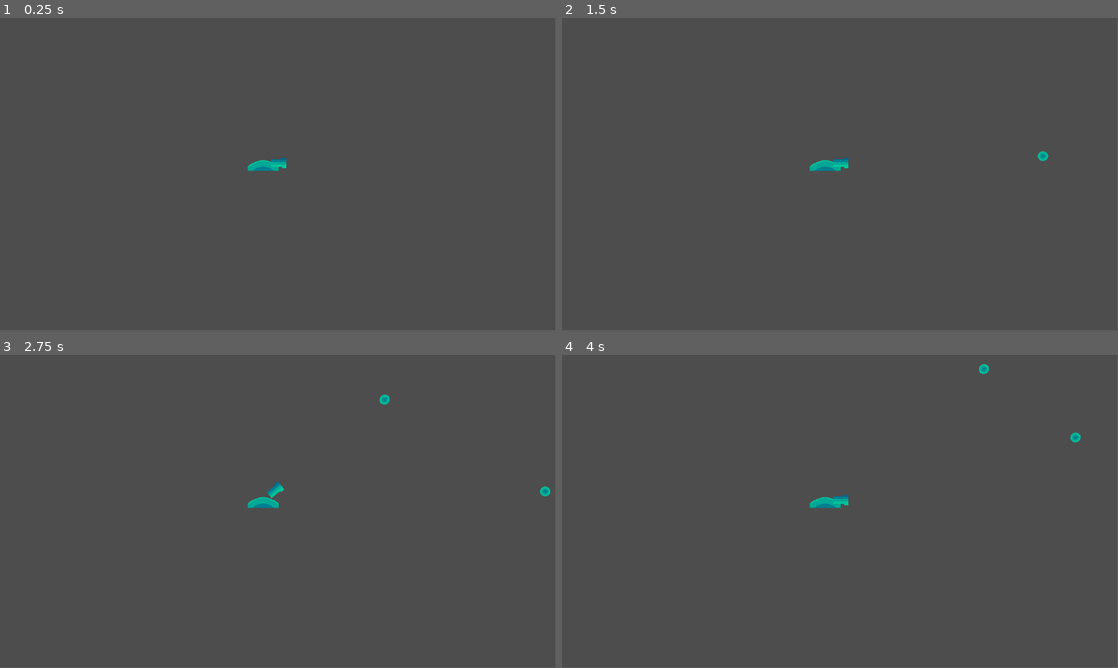
Above: before the commit, frames 1-4 (two rows, left to right).
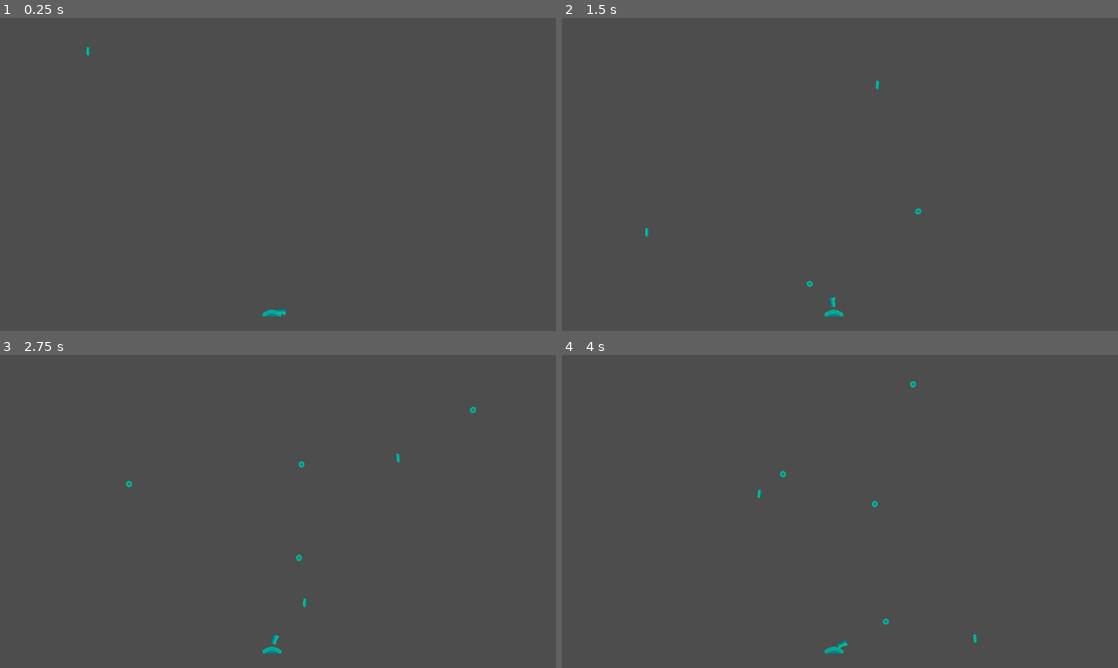
Above: after the commit, the same moments.

Repository: SpyderXN/ProjDef
Game: Godot game, scene res://Main/main.tscn
The game is run twice, just before and just after one commit, with the same random seed, the same clock (stepped at 60 frames per second) and the same inputs.
Inputs (mouse positions are in pixels of both pictures, inside the frame that each line leads up to):
- Up to frame 1 (0.25 s): no input
- Up to frame 2 (1.5 s): tap Enter at 0.5 s; move the mouse to (962, 158) at 0.52 s; click (962, 158) at 0.67 s; drag from (728, 190) to (984, 158) at 1.27 s
- Up to frame 3 (2.75 s): move the mouse to (333, 442) at 2.02 s; click (333, 442) at 2.17 s
- Up to frame 4 (4 s): drag from (812, 574) to (945, 398) at 2.77 s; move the mouse to (1006, 558) at 3.52 s; click (1006, 558) at 3.67 s
In our replay, the window is 799x449 before the commit and 800x450 after it. These sizes can differ from the game's own. Grey fills any space a smaller window leaves; there, only what the larger window draws over its background counts as a difference.

The runs differ from the first frame. In frame 1, 0.3% of the frame differs, in the area x 15-52%, y 9-96%; in frame 2, 0.4%; in frame 3, 0.5%, in the area x 22-99%, y 12-96%; in frame 4, 0.5%.

Commit message:
Add missile spawner, missile, and bullet cleanup
Introduce a Missile scene and MissileSpawner with spawning logic: new Area2D missile scene and script, plus a Node2D spawner that uses a SpawnTimer to instantiate missiles at random ranges and angle offsets. Add a VisibleOnScreenNotifier2D to Bullet and queue_free bullets when they exit the screen. Update Main scene to add the MissileSpawner, supply the missile PackedScene and spawn parameters, and reposition the Turret. Also add export_presets.cfg and tweak project.godot display/viewport and texture compression settings.

Diff:
--- a/Bullet/bullet.gd
+++ b/Bullet/bullet.gd
@@ -4,3 +4,7 @@
 
 func _process(delta: float) -> void:
 	position += transform.x * speed * delta
+
+
+func _on_bullet_exited() -> void:
+	queue_free()
--- a/Bullet/bullet.tscn
+++ b/Bullet/bullet.tscn
@@ -8,3 +8,8 @@
 
 [node name="Sprite2D" type="Sprite2D" parent="." unique_id=265581241]
 texture = ExtResource("1_2dao8")
+
+[node name="VisibleOnScreenNotifier2D" type="VisibleOnScreenNotifier2D" parent="." unique_id=64879221]
+rect = Rect2(-11, -10, 22, 20)
+
+[connection signal="screen_exited" from="VisibleOnScreenNotifier2D" to="." method="_on_bullet_exited"]
--- a/Main/main.tscn
+++ b/Main/main.tscn
@@ -1,8 +1,17 @@
 [gd_scene format=3 uid="uid://cxlcn35yepvuf"]
 
 [ext_resource type="PackedScene" uid="uid://b7bmiyjj8tqy1" path="res://Turret/turret.tscn" id="1_yh5la"]
+[ext_resource type="PackedScene" uid="uid://blul3p3mdif7n" path="res://MissileSpawner/missile_spawner.tscn" id="2_2w1kt"]
+[ext_resource type="PackedScene" uid="uid://bu5iwc088fej3" path="res://Missile/missile.tscn" id="3_qvhan"]
 
 [node name="Main" type="Node2D" unique_id=1717431131]
 
 [node name="Turret" parent="." unique_id=800456305 instance=ExtResource("1_yh5la")]
-position = Vector2(546, 301)
+position = Vector2(939, 1013)
+
+[node name="MissileSpawner" parent="." unique_id=312162066 instance=ExtResource("2_2w1kt")]
+missile = Array[PackedScene]([ExtResource("3_qvhan")])
+high_range = 2000.0
+low_range = 100.0
+high_angle = 8.0
+low_angle = -15.0
--- /dev/null
+++ b/Missile/missile.gd
@@ -0,0 +1,6 @@
+extends Area2D
+
+var speed = 500
+
+func _process(delta: float) -> void:
+	position += transform.y * speed * delta
--- /dev/null
+++ b/Missile/missile.tscn
@@ -0,0 +1,11 @@
+[gd_scene format=3 uid="uid://bu5iwc088fej3"]
+
+[ext_resource type="Texture2D" uid="uid://bosewklq6gxax" path="res://Assets/Everything/Missile.png" id="1_7j8p5"]
+[ext_resource type="Script" uid="uid://b53ygmd87o2af" path="res://Missile/missile.gd" id="1_iggwb"]
+
+[node name="Missile" type="Area2D" unique_id=1611107559]
+script = ExtResource("1_iggwb")
+
+[node name="Sprite2D" type="Sprite2D" parent="." unique_id=493308649]
+rotation = 3.1415927
+texture = ExtResource("1_7j8p5")
--- /dev/null
+++ b/MissileSpawner/missile_spawner.gd
@@ -0,0 +1,36 @@
+extends Node2D
+
+@export var missile: Array[PackedScene]
+@onready var spawn_timer: Timer = $SpawnTimer
+@onready var spawns: Node2D = $Spawns
+
+@export var high_range: float
+@export var low_range: float
+
+@export var high_angle: float
+@export var low_angle: float
+
+var can_spawn = true
+
+func _process(_delta: float) -> void:
+
+	if can_spawn and missile.size() > 0:
+		can_spawn = false
+		spawn_timer.start()
+
+		var missile_scene = missile[randi() % missile.size()].instantiate()
+		missile_scene.position.x = randf_range(low_range, high_range)
+
+		var angle_offset = deg_to_rad(randf_range(low_angle, high_angle))
+		missile_scene.rotation = rotation + angle_offset
+
+		if missile_scene.position.x < 120:
+			missile_scene.rotation = rotation
+			print("Spawned")
+
+		spawns.add_child(missile_scene)
+
+
+
+func _on_spawn_timer_timeout() -> void:
+	can_spawn = true
--- /dev/null
+++ b/MissileSpawner/missile_spawner.tscn
@@ -0,0 +1,12 @@
+[gd_scene format=3 uid="uid://blul3p3mdif7n"]
+
+[ext_resource type="Script" uid="uid://b3gi2ynvcr1xr" path="res://MissileSpawner/missile_spawner.gd" id="1_xv5xb"]
+
+[node name="MissileSpawner" type="Node2D" unique_id=312162066]
+script = ExtResource("1_xv5xb")
+
+[node name="SpawnTimer" type="Timer" parent="." unique_id=1778137205]
+
+[node name="Spawns" type="Node2D" parent="." unique_id=447343613]
+
+[connection signal="timeout" from="SpawnTimer" to="." method="_on_spawn_timer_timeout"]
--- a/project.godot
+++ b/project.godot
@@ -15,6 +15,13 @@
 config/features=PackedStringArray("4.6", "Forward Plus")
 config/icon="res://icon.svg"
 
+[display]
+
+window/size/viewport_width=1920
+window/size/viewport_height=1080
+window/stretch/mode="viewport"
+window/stretch/aspect="expand"
+
 [input_devices]
 
 pointing/emulate_touch_from_mouse=true
@@ -27,3 +34,4 @@
 [rendering]
 
 rendering_device/driver.windows="d3d12"
+textures/vram_compression/import_etc2_astc=true
Not shown, added: Missile/missile.gd.uid
Not shown, added: MissileSpawner/missile_spawner.gd.uid
Not shown, added: export_presets.cfg
